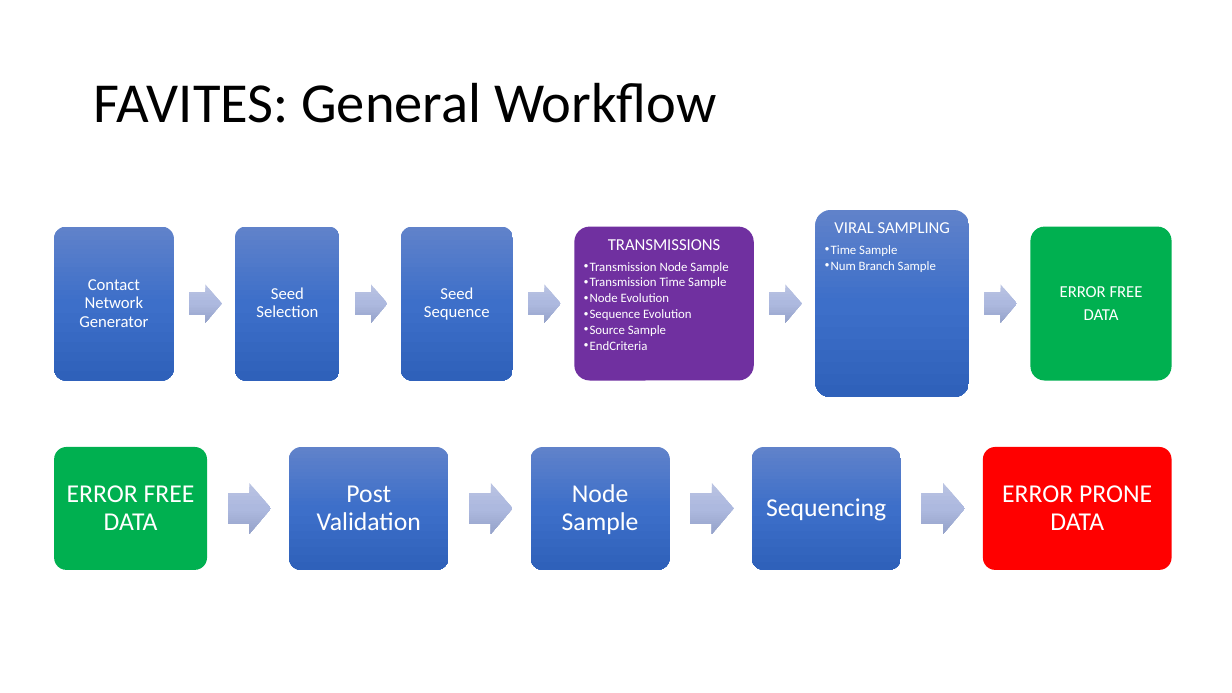
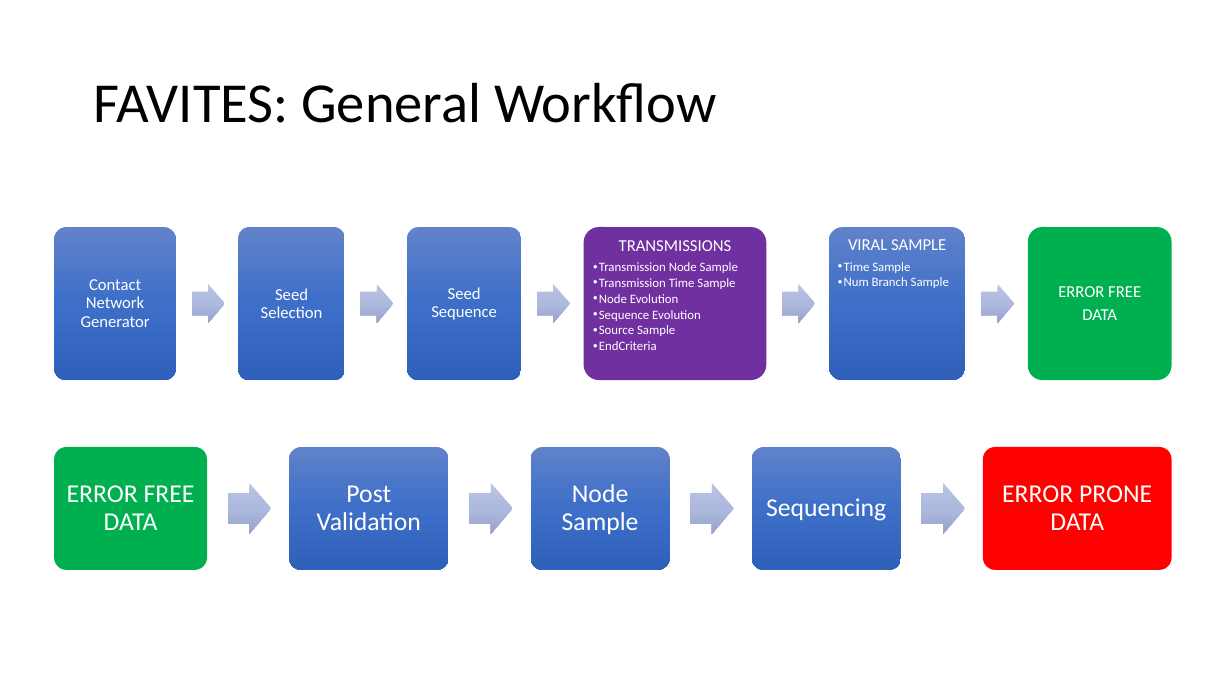
Before and after one commit to niemasd/FAVITES, a slide deck: slide 2 of figures/figures.pptx. Drawn at 1232x693 pixels with LibreOffice and Linux fonts; fonts in the diff are those of the drawing. Boxes give left, top, right and bottom in pixels: in the first picture for what was removed or moved away, otherwise in the second. Text is boxed around its words. In the diff, an @@ line names an element or a change of style, - is before the commit and + after.

Commit message:
Fixed figure

```diff
--- a/figures/figures.pptx
+++ b/figures/figures.pptx
@@ rounded rectangle: place and size @@
-rounded rectangle at [236,226,340,381]
+rounded rectangle at [238,227,345,381]
@@ rounded rectangle: place and size @@
-rounded rectangle at [575,226,754,381]
+rounded rectangle at [584,227,767,381]
@@ text "TRANSMISSIONS": place and size @@
-text "TRANSMISSIONS" at [590,239,728,350]
+text "TRANSMISSIONS" at [599,240,738,350]
@@ rounded rectangle: place and size @@
-rounded rectangle at [815,210,969,397]
+rounded rectangle at [829,227,966,381]
@@ text "VIRAL SAMPLE": place and size @@
-text "VIRAL SAMPLE" at [831,222,950,272]
+text "VIRAL SAMPLE" at [844,239,949,288]
@@ text at [848,239,946,250]: text changed @@
-VIRAL SAMPLING
+VIRAL SAMPLE
@@ 2 texts, 1 rounded rectangle, 1 right arrow: place and size @@
-2 texts, 1 rounded rectangle, 1 right arrow at [256,226,513,381]
+2 texts, 1 rounded rectangle, 1 right arrow at [261,227,521,381]
@@ right arrow: place and size @@
-right arrow at [529,285,561,323]
+right arrow at [537,285,570,323]
@@ right arrow: place and size @@
-right arrow at [769,285,801,323]
+right arrow at [782,285,815,323]
```
